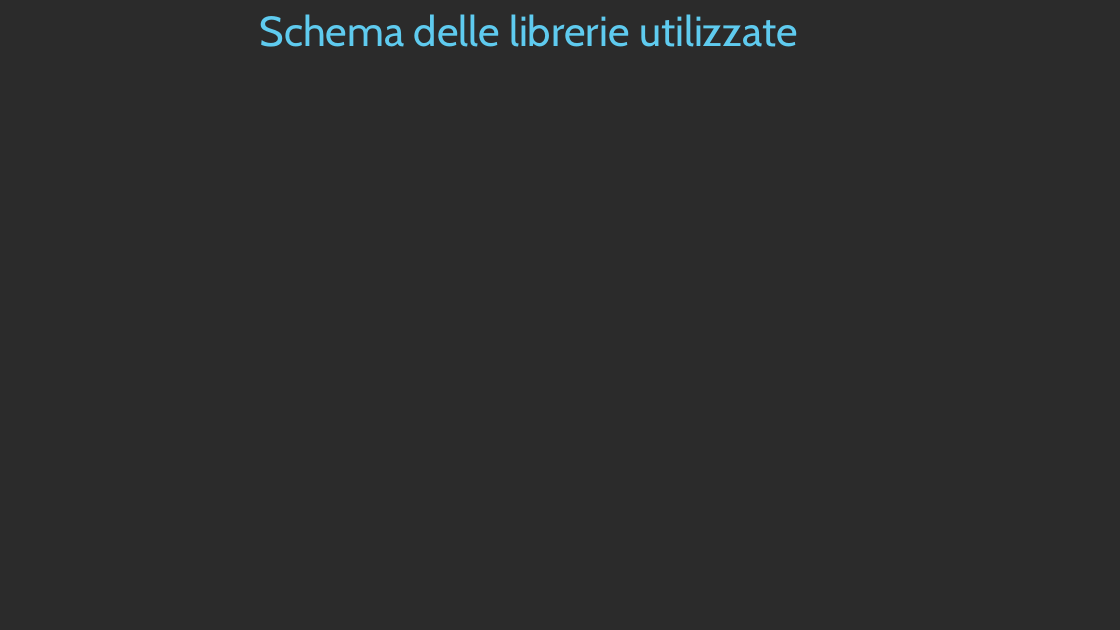
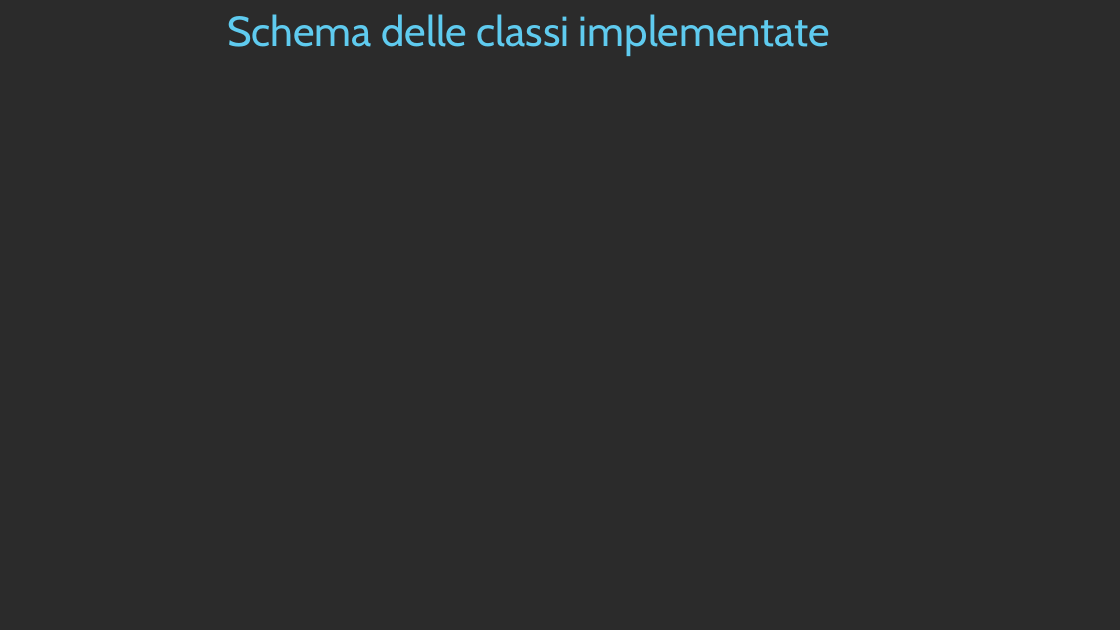
Before and after one commit to moamedterzo/MAADB, a slide deck: slide 7 of Docs/Presentazione.PPTX. Drawn at 1120x630 pixels with LibreOffice and Linux fonts; fonts in the diff are those of the drawing; background and template pictures are left out; a plain dark background stands for a picture behind light text. Boxes give left, top, right and bottom in pixels: in the first picture for what was removed or moved away, otherwise in the second. Text is boxed around its words. In the diff, an @@ line names an element or a change of style, - is before the commit and + after.

```diff
--- a/Docs/Presentazione.PPTX
+++ b/Docs/Presentazione.PPTX
@@ title at <box>227,14,830,56</box>: text changed @@
-Schema delle librerie utilizzate
+Schema delle classi implementate
```
Also in this commit, not shown: 4 other slides changed.
